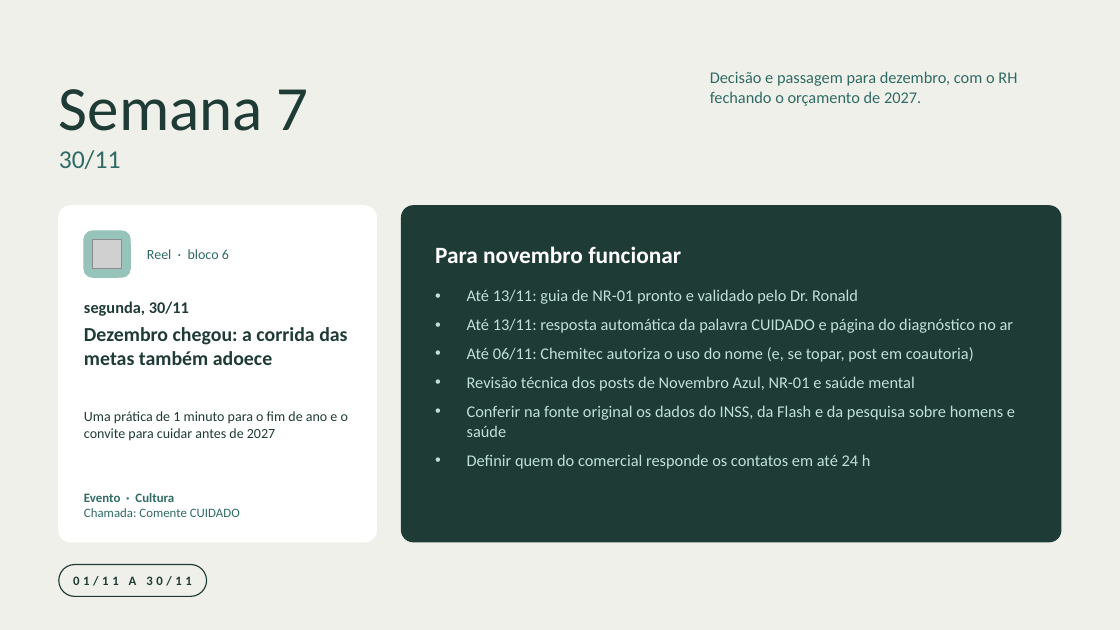
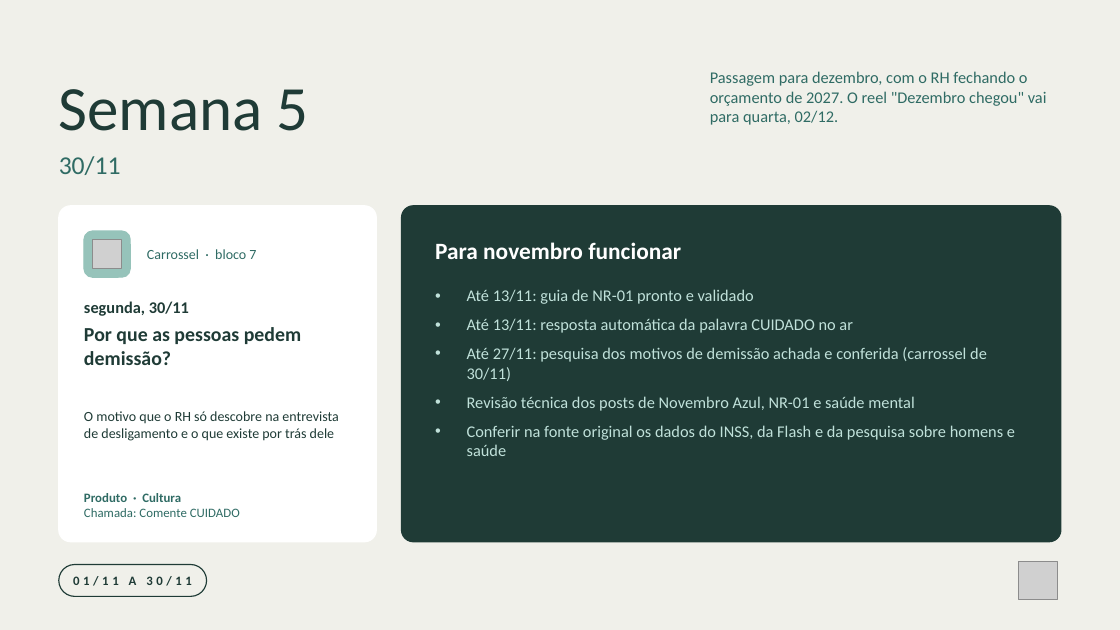
Before and after one commit to nina-rebello/comunicao-fh, a slide deck: slide 7 of marketing/calendario-novembro/Programacao_Instagram_Novembro_2026.pptx. Drawn at 1120x630 pixels with LibreOffice and Linux fonts; fonts in the diff are those of the drawing; grey boxes stand for pictures; background and template pictures are left out. Boxes give left, top, right and bottom in pixels: in the first picture for what was removed or moved away, otherwise in the second. Text is boxed around its words. In the diff, an @@ line names an element or a change of style, - is before the commit and + after.

```diff
--- a/marketing/calendario-novembro/Programacao_Instagram_Novembro_2026.pptx
+++ b/marketing/calendario-novembro/Programacao_Instagram_Novembro_2026.pptx
@@ text at [59, 89, 309, 131]: text changed @@
-Semana 7
+Semana 5
@@ text at [710, 71, 1047, 125]: text changed @@
-Decisão e passagem para dezembro, com o RH fechando o orçamento de 2027.
+Passagem para dezembro, com o RH fechando o orçamento de 2027. O reel "Dezembro chegou" vai para quarta, 02/12.
@@ text "30/11" at [59, 156, 121, 175]: less space between paragraphs; vertical alignment top to middle @@
@@ text "Para novembro funcionar": place and size @@
-text "Para novembro funcionar" at [435, 246, 681, 263]
+text "Para novembro funcionar" at [435, 242, 681, 259]
@@ text at [147, 249, 256, 259]: text changed @@
-Reel · bloco 6
+Carrossel · bloco 7
@@ text at [467, 289, 987, 381]: text changed @@
-• Até 13/11: guia de NR-01 pronto e validado pelo Dr. Ronald
-• Até 13/11: resposta automática da palavra CUIDADO e página do diagnóstico no ar
-• Até 06/11: Chemitec autoriza o uso do nome (e, se topar, post em coautoria)
+• Até 13/11: guia de NR-01 pronto e validado
+• Até 13/11: resposta automática da palavra CUIDADO no ar
+• Até 27/11: pesquisa dos motivos de demissão achada e conferida (carrossel de 30/11)
@@ text at [84, 327, 301, 365]: text changed @@
-Dezembro chegou: a corrida das metas também adoece
+Por que as pessoas pedem demissão?
@@ text at [84, 411, 338, 441]: text changed @@
-Uma prática de 1 minuto para o fim de ano e o convite para cuidar antes de 2027
+O motivo que o RH só descobre na entrevista de desligamento e o que existe por trás dele
@@ text at [467, 454, 871, 469]: paragraph removed @@
-• Definir quem do comercial responde os contatos em até 24 h
@@ text at [84, 493, 181, 502]: text changed @@
-Evento · Cultura
+Produto · Cultura
@@ picture added at [1019, 561, 1058, 600] @@
```
Also in this commit, not shown: 6 other slides changed, 13 other files.
